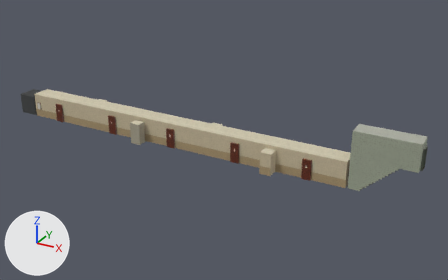
Renders of the glTF model world/floor_1_lower.glb from each side of a commit.
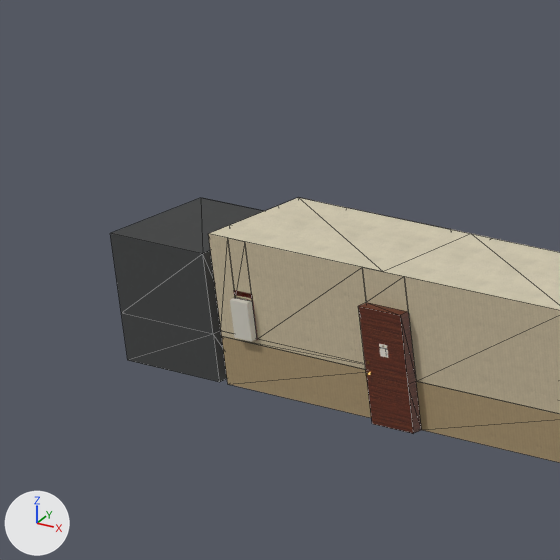
The first picture shows the older version from a 50 mm lens placed at (35.4, -53.3, 28.4), pointed at (5.5, 0.9, 1.2). The close-ups show the older and then the newer version on the part from 1% to 19% of the width and 22% to 50% of the height of that picture. Only the edits that show in the close-ups are written down. The lights are fixed; the arrows at lower left show +X, +Y and +Z. The close-ups show mesh edges as thin lines. Where no turn or scale is listed for an object, it has been applied to the vertices.

The first close-up shows 'Ceiling_Popcorn.001', 'DoorLeaf_room_106', 'Door_Jamb.001', 'Lift_Ceiling.001', 'Lift_Shaft.001', 'Plastic_White', 'Wall_Lower.001', 'Wall_Upper.001' and 1 more.
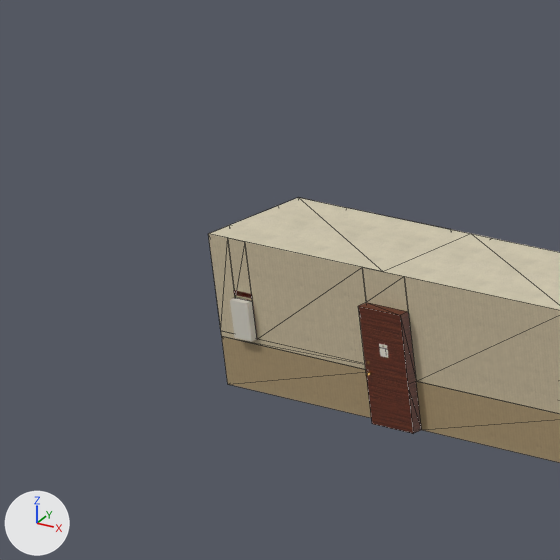
The edits, one by one:
Object 'Lift_Ceiling.001' (ob_lift_ceiling_001) is deleted.
Object 'Lift_Shaft.001' (ob_lift_shaft_001) is deleted.

Where the change shows, as pixel boxes (x1, y1, x2, y2) in the close-ups (560 x 560 px):
'Lift_Shaft.001', deleted: before (110, 233, 227, 382)
'Lift_Ceiling.001', deleted: before (111, 198, 263, 254)
